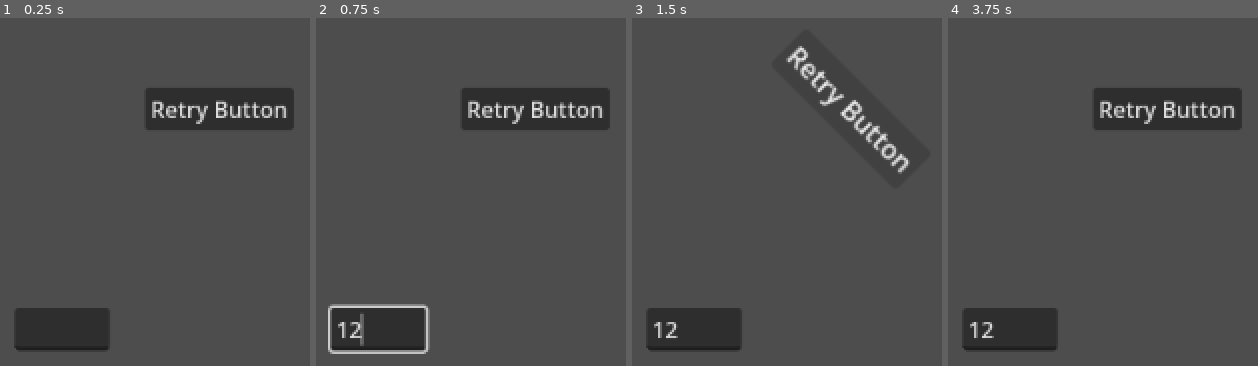
Above: before the commit, frames 1-4 (left to right).
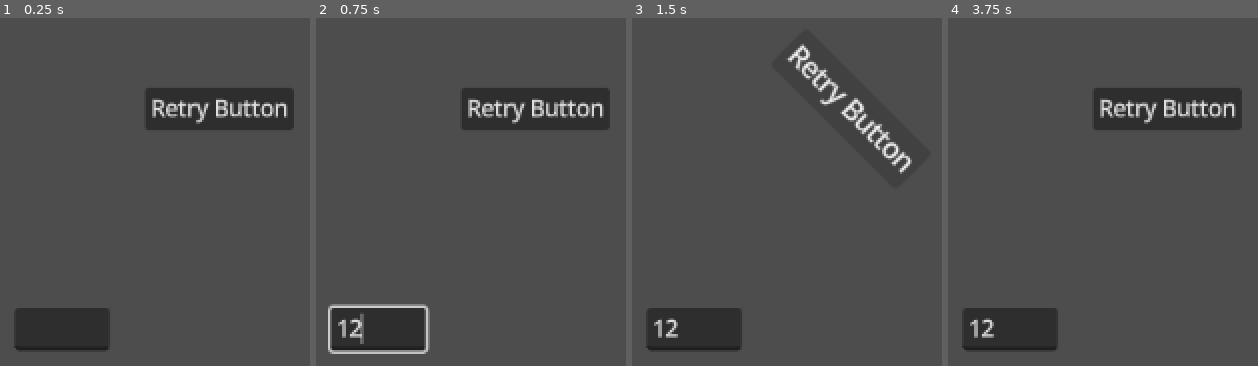
Above: after the commit, the same moments.

Repository: SHKBRD/ButtonComponents
Game: Godot game, scene res://scenes/tests/basetest.tscn
The game is run twice, just before and just after one commit, with the same random seed, the same clock (stepped at 60 frames per second) and the same inputs. Before the commit the project has no main scene; this scene is started directly in both runs.
Inputs (mouse positions are in pixels of both pictures, inside the frame that each line leads up to):
- Up to frame 1 (0.25 s): no input
- Up to frame 2 (0.75 s): click (378, 327) at 0.52 s; type "12" at 0.6 s
- Up to frame 3 (1.5 s): click "Retry Button" at 1.25 s
- Up to frame 4 (3.75 s): click "Retry Button" at 2 s; click "Retry Button" at 2.75 s; tap Enter at 3.5 s; move the mouse to (outside the picture) at 3.52 s; click (outside the picture) at 3.67 s

The runs differ from the first frame. In frame 1, 1.1% of the frame differs, in the area x 49-93%, y 22-31%; in frame 2, 1.3%; in frame 3, 1.8%, in the area x 7-91%, y 7-92%; in frame 4, 1.3%.

Commit message:
enable msdf

Diff:
--- a/project.godot
+++ b/project.godot
@@ -11,8 +11,13 @@
 [application]
 
 config/name="ButtonComponents"
+run/main_scene="uid://bivsgucjpswo0"
 config/features=PackedStringArray("4.6", "GL Compatibility")
 config/icon="res://icon.svg"
+
+[gui]
+
+theme/default_font_multichannel_signed_distance_field=true
 
 [physics]
 
